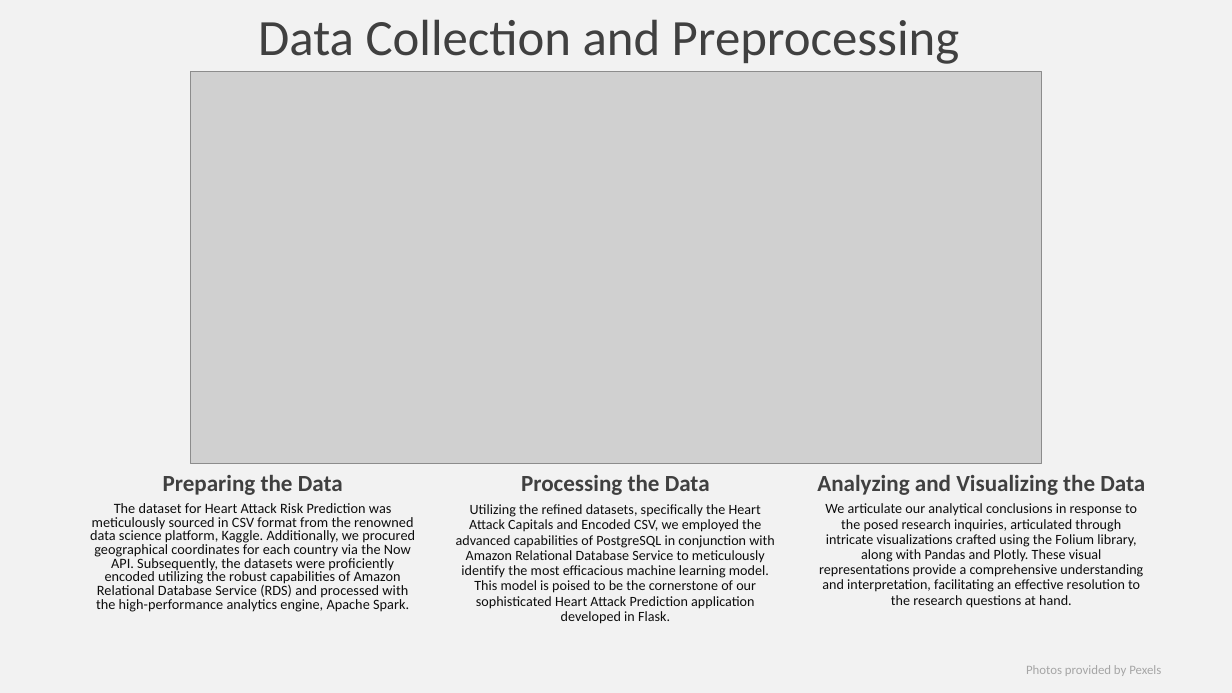
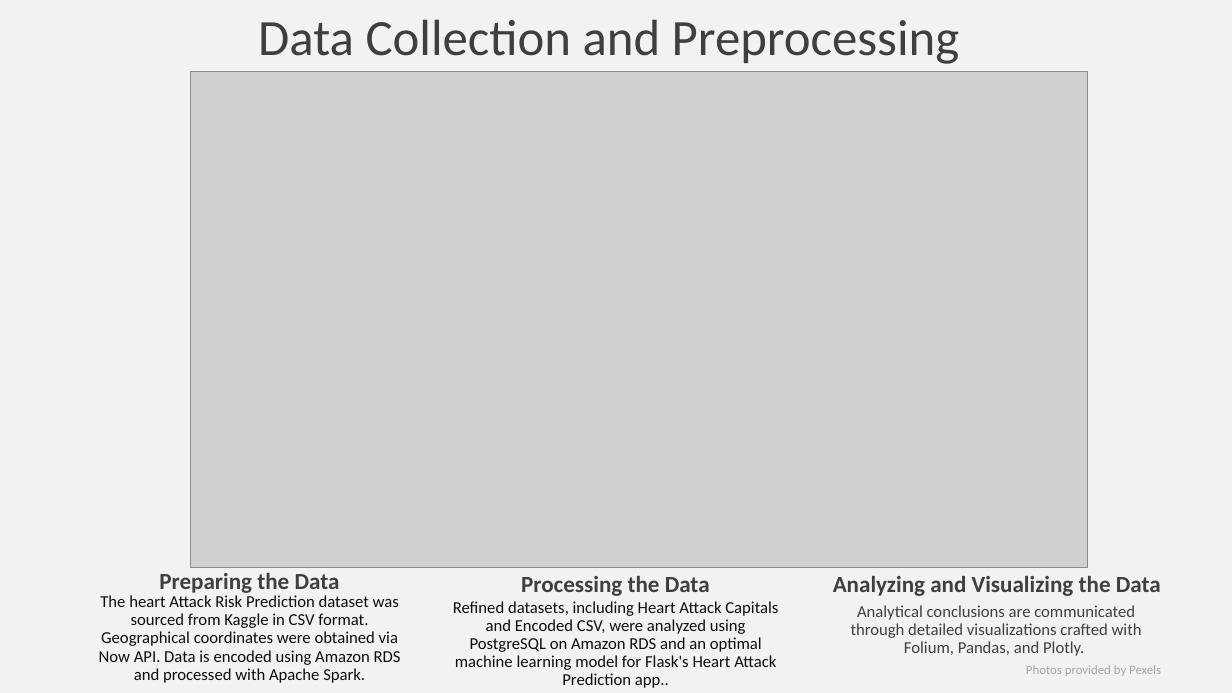
Before and after one commit to Arnawutu/Project4Group7, a slide deck: slide 3 of Heart_Risk_Data_Analysis_Project_4.pptx. Drawn at 1232x693 pixels with LibreOffice and Linux fonts; fonts in the diff are those of the drawing; grey boxes stand for pictures. Boxes give left, top, right and bottom in pixels: in the first picture for what was removed or moved away, otherwise in the second. Text is boxed around its words. In the diff, an @@ line names an element or a change of style, - is before the commit and + after.

```diff
--- a/Heart_Risk_Data_Analysis_Project_4.pptx
+++ b/Heart_Risk_Data_Analysis_Project_4.pptx
@@ title "Data Collection and Preprocessing" at (258, 19, 960, 64): text colour #404040 to #3F3F3F @@
@@ picture: place and size @@
-picture at (190, 71, 1043, 464)
+picture at (191, 71, 1089, 567)
@@ text removed at (819, 503, 1143, 608) @@
-We articulate our analytical conclusions in response to the posed research inquiries, articulated through intricate visualizations crafted using the Folium library, along with Pandas and Plotly. These visual representations provide a comprehensive understanding and interpretation, facilitating an effective resolution to the research questions at hand.
@@ text "Preparing the Data": place and size @@
-text "Preparing the Data" at (163, 475, 343, 495)
+text "Preparing the Data" at (159, 573, 340, 596)
@@ text "Processing the Data": place and size @@
-text "Processing the Data" at (521, 475, 710, 495)
+text "Processing the Data" at (521, 576, 710, 596)
@@ text at (99, 595, 401, 683): text changed; size 11.1 to 13 pt @@
-The dataset for Heart Attack Risk Prediction was meticulously sourced in CSV format from the renowned data science platform, Kaggle. Additionally, we procured geographical coordinates for each country via the Now API. Subsequently, the datasets were proficiently encoded utilizing the robust capabilities of Amazon Relational Database Service (RDS) and processed with the high-performance analytics engine, Apache Spark.
+The heart Attack Risk Prediction dataset was sourced from Kaggle in CSV format. Geographical coordinates were obtained via Now API. Data is encoded using Amazon RDS and processed with Apache Spark.
@@ text colour #404040 to #3F3F3F; less space between paragraphs in 3 elements at (159, 573, 340, 596), (521, 576, 710, 596), (833, 576, 1161, 596) @@
@@ text "Analyzing and Visualizing the Data": place and size @@
-text "Analyzing and Visualizing the Data" at (817, 475, 1145, 495)
+text "Analyzing and Visualizing the Data" at (833, 576, 1161, 596)
@@ text at (453, 601, 778, 688): text changed; size 11 to 13 pt @@
-Utilizing the refined datasets, specifically the Heart Attack Capitals and Encoded CSV, we employed the advanced capabilities of PostgreSQL in conjunction with Amazon Relational Database Service to meticulously identify the most efficacious machine learning model. This model is poised to be the cornerstone of our sophisticated Heart Attack Prediction application developed in Flask.
+Refined datasets, including Heart Attack Capitals and Encoded CSV, were analyzed using PostgreSQL on Amazon RDS and an optimal machine learning model for Flask's Heart Attack Prediction app..
@@ text added at (851, 605, 1142, 656), 13 pt, text #3F3F3F @@
+Analytical conclusions are communicated through detailed visualizations crafted with Folium, Pandas, and Plotly.
@@ text "Photos provided by Pexels" at (1026, 665, 1161, 676): text colour #A6A6A6 to #A5A5A5 @@
```
Also in this commit, not shown: 8 other slides changed, 3 slides added, 2 slides removed.
